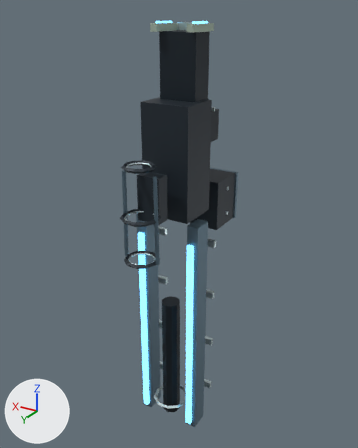
What one commit did to the Blender file tools/godot-weapons/blender-art/masters/world-2.blend.
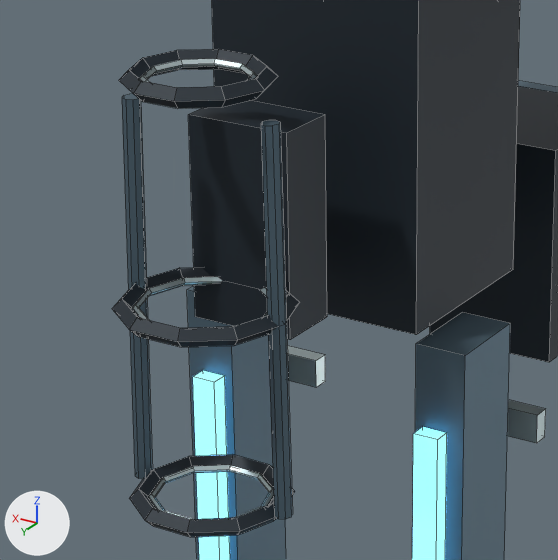
There are two pictures of each version: one whole from a 50 mm camera at (-0.77, 1.254, 0.328) aimed at (0.012, -0.05, -0.324), one close up on the part from 26% to 61% of the width and 33% to 61% of the height. Every picture has the same lights, and +X, +Y and +Z are marked at lower left. The first two pictures are the older version. The close-ups show mesh edges as thin lines.

Script lines for the objects in view, before the commit:
```python
me_cube_128 = bpy.data.meshes.new('Cube.128')
me_cube_128.from_pydata(...)  # 136 vertices, 132 faces; spans x -0.08..0.08, y -0.07..0.256, z -0.266..0.175
me_cube_128.materials.append(mat_dark)  # dark blue #202b34
me_cube_131 = bpy.data.meshes.new('Cube.131')
me_cube_131.from_pydata(...)  # 256 vertices, 230 faces; spans x -0.036..0.222, y -0.169..0.269, z -0.637..0.657
me_cube_131.materials.append(mat_trim)  # light grey #c5d6d8
me_cube_142 = bpy.data.meshes.new('Cube.142')
me_cube_142.from_pydata(...)  # a box spanning x -0.052..0.052, y -0.065..0.065, z -0.085..0.085
me_cube_142.materials.append(mat_dark)  # dark blue #202b34
ob_body_dark = bpy.data.objects.new('body-dark', me_cube_128)
ob_body_dark.parent = ob_body
ob_body_dark.location = (0.0, -0.015, -0.09)
ob_body_trim = bpy.data.objects.new('body-trim', me_cube_131)
ob_body_trim.parent = ob_body
ob_body_trim.location = (-0.093, -0.04, -0.36)
ob_feed_dark = bpy.data.objects.new('feed-dark', me_cube_142)
ob_feed_dark.parent = ob_feed
ob_feed_dark.location = (-0.025, -0.218, -0.28)
# also in view: 'body-glow' at (0.0, -0.011, -0.372); 'body-light' at (0.0, 0.087, -0.575)
```
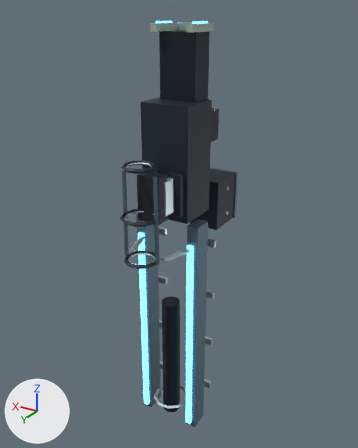
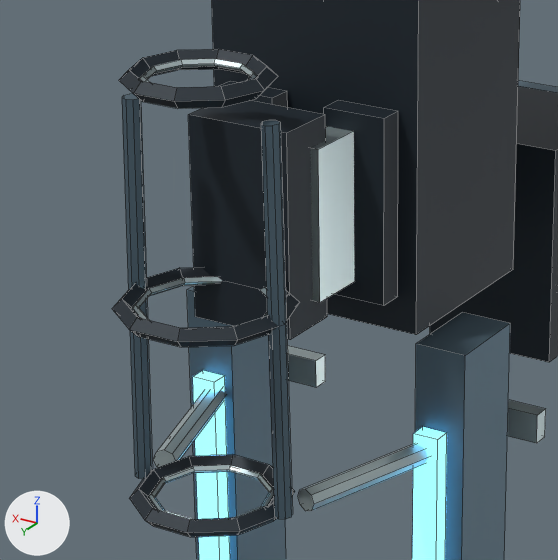
Where the change shows, as pixel boxes [x1, y1, x2, y2] in the close-ups (558 x 560 px):
part 1 of me_cube_128, added
    after: [324, 100, 398, 306]
part 2 of me_cube_128, added
    after: [220, 81, 287, 107]
part 3 of me_cube_131, added
    after: [311, 127, 354, 303]
part 4 of me_cube_131, added
    after: [298, 444, 428, 511]
part 5 of me_cube_131, added
    after: [153, 390, 226, 467]

What changed in the scene script:
```text
Change me_cube_128:
    used by ob_body_dark; parent = ob_body; location = (0.0, -0.015, -0.09)
    remove me_cube_128.from_pydata(...)  # 136 vertices, 132 faces; spans x -0.08..0.08, y -0.07..0.256, z -0.266..0.175
    add me_cube_128.from_pydata(...)  # 152 vertices, 144 faces; spans x -0.08..0.08, y -0.07..0.256, z -0.266..0.175
    me_cube_128 part 1: a new loose piece, a box spanning x -0.066..-0.02, y 0.071..0.089, z -0.15..-0.02, in mat_dark (dark blue #202b34)
    me_cube_128 part 2: a new loose piece, a box spanning x 0.02..0.066, y 0.071..0.089, z -0.15..-0.02, in mat_dark (dark blue #202b34)
Change me_cube_131:
    used by ob_body_trim; parent = ob_body; location = (-0.093, -0.04, -0.36)
    remove me_cube_131.from_pydata(...)  # 256 vertices, 230 faces; spans x -0.036..0.222, y -0.169..0.269, z -0.637..0.657
    add me_cube_131.from_pydata(...)  # 304 vertices, 262 faces; spans x -0.036..0.222, y -0.169..0.269, z -0.637..0.657
    me_cube_131 part 3: a new loose piece, a box spanning x 0.05..0.07, y 0.084..0.157, z 0.133..0.238, in mat_trim (light grey #c5d6d8)
    me_cube_131 part 4: a new loose piece of 16 vertices spanning x -0.007..0.044, y 0.081..0.201, z 0.002..0.018, in mat_trim (light grey #c5d6d8)
    me_cube_131 part 5: a new loose piece of 16 vertices spanning x 0.142..0.193, y 0.081..0.201, z 0.002..0.018, in mat_trim (light grey #c5d6d8)
    other edits to the shape of me_cube_131 do not show in these pictures
```
